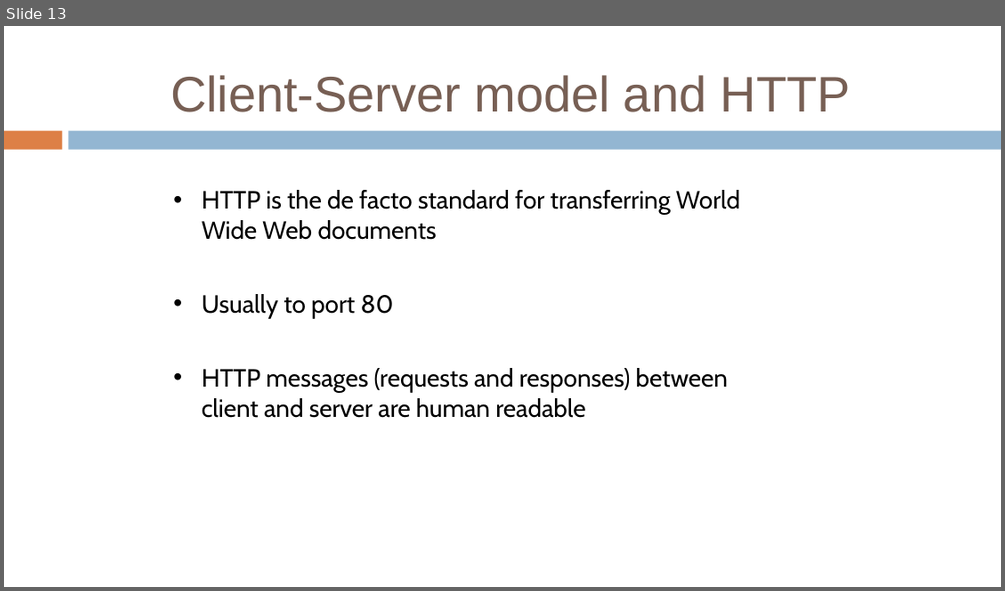
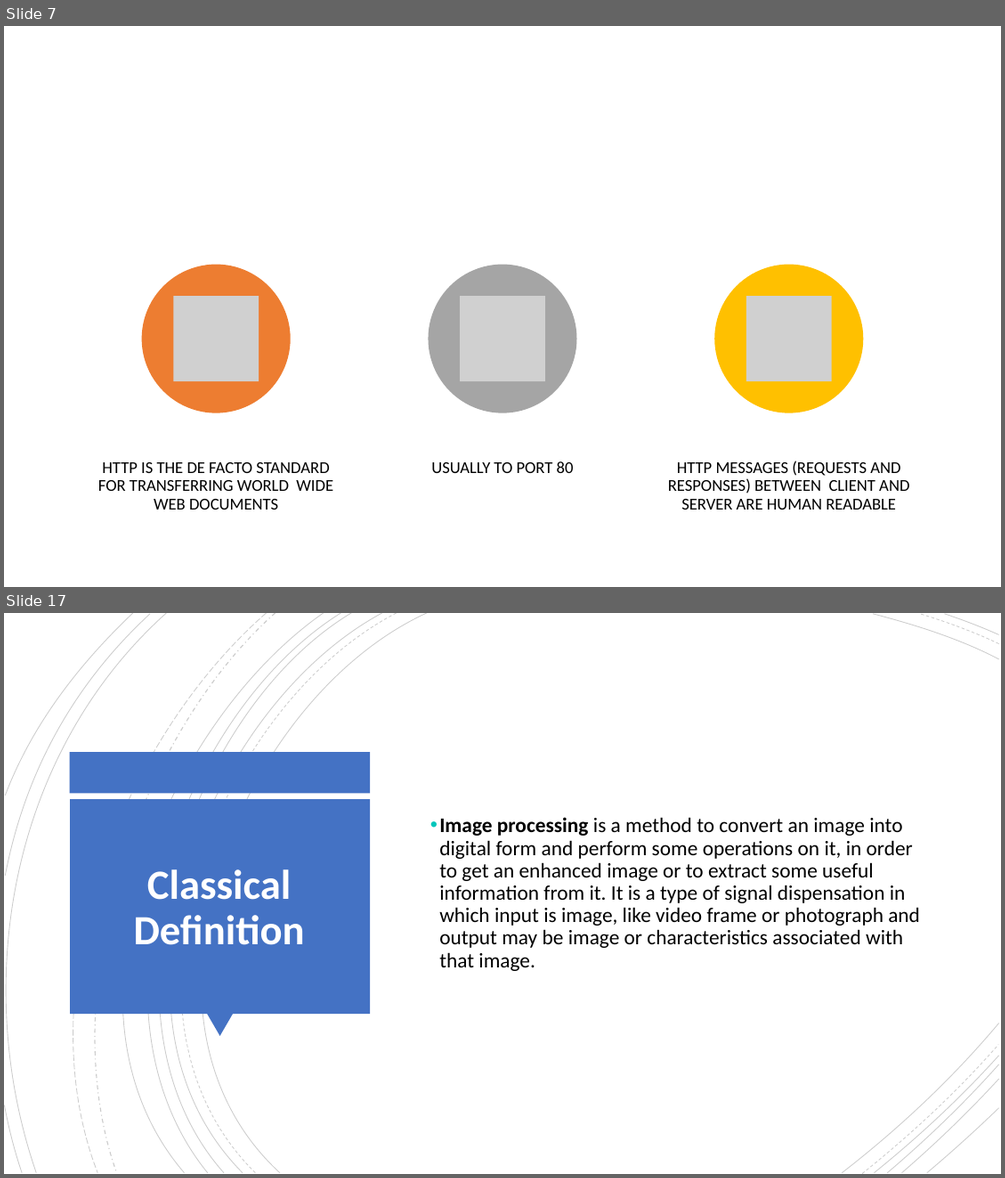
Before and after one commit to sudharsan2000/probot2020, a slide deck: Session PPTs/Seesion2 Node.pptx. Shown one above the other, each under a label of ours: slide 13 before the commit, slides 7 and 17 after it; the slides between them are not shown. The pictures are 1005x591 and 1005x1178 pixels, drawn with LibreOffice and Linux fonts; fonts in the diff are those of the drawing; grey boxes stand for pictures. Boxes give left, top, right and bottom in pixels: in the first picture for what was removed or moved away, otherwise in the second. Text is boxed around its words. In the diff, an @@ line names an element or a change of style, - is before the commit and + after.

```diff
--- a/Session PPTs/Seesion2 Node.pptx
+++ b/Session PPTs/Seesion2 Node.pptx
@@ slide 17 added at (x1=4, y1=613, x2=1001, y2=1174), background #FFFFFF @@
@@ group added at (x1=4, y1=613, x2=999, y2=1174): 21 freeform shapes @@
@@ rectangle added at (x1=70, y1=752, x2=371, y2=793), fill #4472C4 @@
@@ rectangle added at (x1=70, y1=799, x2=370, y2=1013), fill #4472C4 @@
@@ text added at (x1=439, y1=817, x2=920, y2=971), 20 pt, text #000000 @@
+• Image processing is a method to convert an image into digital form and perform some operations on it, in order to get an enhanced image or to extract some useful information from it. It is a type of signal dispensation in which input is image, like video frame or photograph and output may be image or characteristics associated with that image.
@@ text added at (x1=134, y1=869, x2=305, y2=945), 40 pt, text #FFFFFF, bold @@
+Classical Definition
@@ triangle added at (x1=207, y1=1013, x2=233, y2=1037), fill #4472C4 @@
@@ what was slide 13 is now slide 7 @@
@@ slide 7 changed as well @@
@@ title removed at (x1=170, y1=75, x2=850, y2=112) @@
-Client-Server model and HTTP
@@ freeform shape removed at (x1=4, y1=131, x2=63, y2=150) @@
@@ freeform shape removed at (x1=68, y1=131, x2=1001, y2=150) @@
@@ text at (x1=98, y1=462, x2=333, y2=509): text changed; size 24 to 16 pt; font Cabin to Calibri @@
-• HTTP is the de facto standard for transferring World Wide Web documents
-• Usually to port 80
-• HTTP messages (requests and responses) between client and server are human readable
+HTTP IS THE DE FACTO STANDARD FOR TRANSFERRING WORLD WIDE WEB DOCUMENTS
@@ group added at (x1=142, y1=265, x2=909, y2=509): 3 ellipses, 3 pictures, 2 texts @@
+USUALLY TO PORT 80
+HTTP MESSAGES (REQUESTS AND RESPONSES) BETWEEN CLIENT AND SERVER ARE HUMAN READABLE
```
Also in this commit, not shown: 10 other slides changed, 12 other slides added, 7 slides removed, 1 other file.
